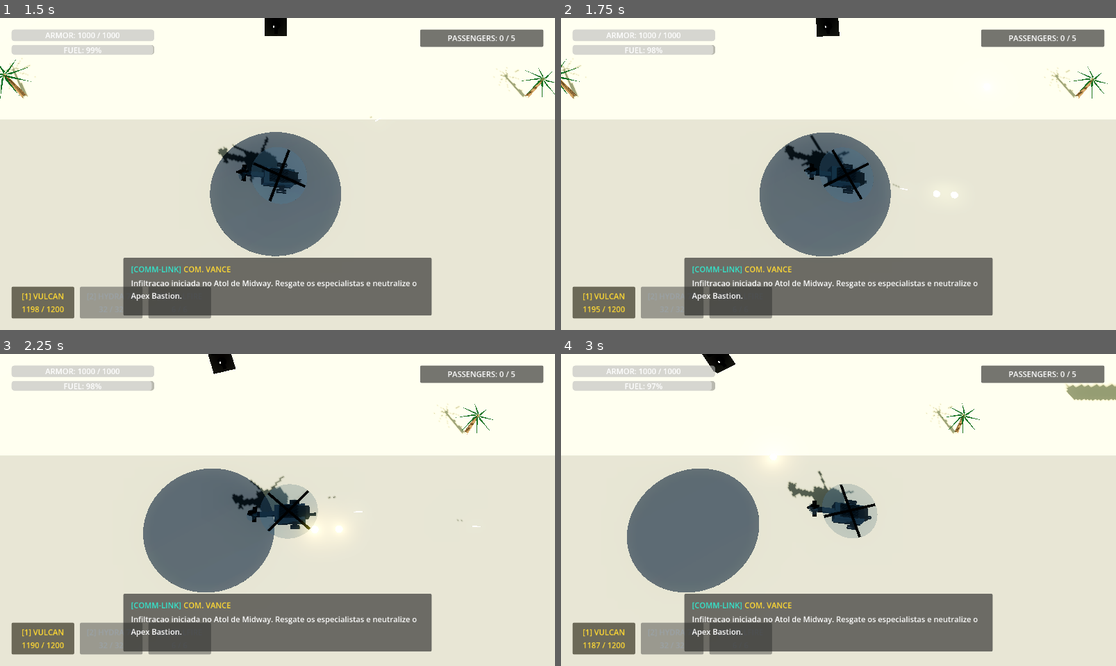
Above: before the commit, frames 1-4 (two rows, left to right).
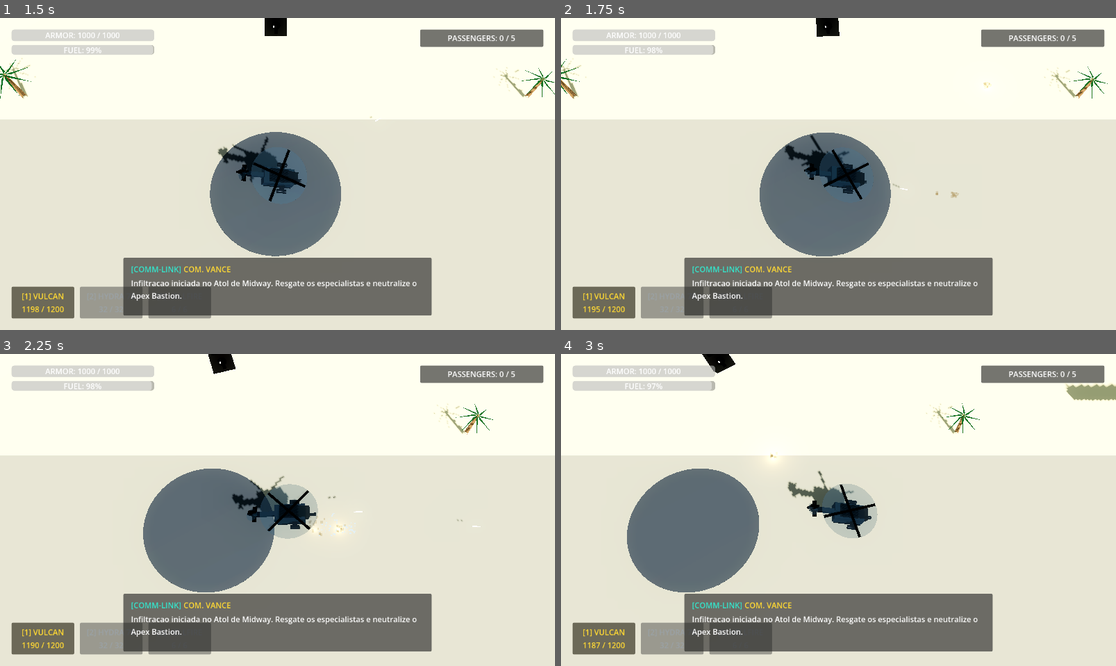
Above: after the commit, the same moments.

Repository: alexcamargos/BlackoutStrike
Game: Godot game, scene res://scenes/core/main.tscn
The game is run twice, just before and just after one commit, with the same random seed, the same clock (stepped at 60 frames per second) and the same inputs.
Inputs (mouse positions are in pixels of both pictures, inside the frame that each line leads up to):
- Up to frame 1 (1.5 s): click "INICIAR INCURSAO" at 0.5 s; tap Enter at 1.25 s; move the mouse to (399, 158) at 1.27 s; press the mouse at (399, 158) at 1.28 s; hold D (move_east) from 1.28 s (still down)
- Up to frame 2 (1.75 s): keep holding D (move_east)
- Up to frame 3 (2.25 s): release D (move_east) at 2 s; release the mouse at (399, 494) at 2 s; drag from (166, 525) to (249, 572) at 2.02 s
- Up to frame 4 (3 s): move the mouse to (894, 441) at 2.77 s; hold D (move_east) from 2.78 s (still down); tap 1 (weapon_slot_1) at 2.85 s

Frame 1 is identical in both runs. In frame 2, less than 0.1% of the frame differs, in the area x 67-78%, y 20-58%; in frame 3, 0.2%, in the area x 53-65%, y 51-59%; in frame 4, less than 0.1%.

Commit message:
feat(vfx): implementar sistema de impacto discriminado por superficie e borrifo marinho

Diff:
--- a/scenes/vfx/impact_effect.tscn
+++ b/scenes/vfx/impact_effect.tscn
@@ -1,25 +1,69 @@
-[gd_scene load_steps=4 format=3 uid="uid://impact_effect_vfx_01"]
+[gd_scene load_steps=9 format=3 uid="uid://impact_effect_vfx_01"]
 
 [ext_resource type="Script" path="res://scripts/weapons/impact_effect.gd" id="1_impact"]
 
-[sub_resource type="StandardMaterial3D" id="StandardMaterial3D_spark"]
-emission_enabled = true
-emission = Color(1, 0.78, 0.2, 1)
-emission_energy_multiplier = 4.0
-albedo_color = Color(1, 0.6, 0.1, 1)
+[sub_resource type="ParticleProcessMaterial" id="ParticleProcessMaterial_sparks"]
+direction = Vector3(0, 1, 0)
+spread = 60.0
+initial_velocity_min = 6.0
+initial_velocity_max = 11.0
+gravity = Vector3(0, -9.8, 0)
+scale_min = 0.5
+scale_max = 1.2
+color = Color(1, 0.85, 0.25, 1)
 
-[sub_resource type="SphereMesh" id="SphereMesh_spark"]
-material = SubResource("StandardMaterial3D_spark")
-radius = 0.35
-height = 0.7
+[sub_resource type="StandardMaterial3D" id="StandardMaterial3D_spark_mesh"]
+shading_mode = 0
+vertex_color_use_as_albedo = true
+albedo_color = Color(1, 0.8, 0.2, 1)
+
+[sub_resource type="BoxMesh" id="BoxMesh_spark"]
+material = SubResource("StandardMaterial3D_spark_mesh")
+size = Vector3(0.06, 0.06, 0.06)
+
+[sub_resource type="ParticleProcessMaterial" id="ParticleProcessMaterial_dust"]
+direction = Vector3(0, 1, 0)
+spread = 50.0
+initial_velocity_min = 2.0
+initial_velocity_max = 4.5
+gravity = Vector3(0, -1.0, 0)
+scale_min = 0.8
+scale_max = 1.8
+color = Color(0.72, 0.65, 0.52, 0.65)
+
+[sub_resource type="StandardMaterial3D" id="StandardMaterial3D_dust_mesh"]
+transparency = 1
+shading_mode = 0
+vertex_color_use_as_albedo = true
+albedo_color = Color(0.7, 0.64, 0.52, 0.6)
+
+[sub_resource type="BoxMesh" id="BoxMesh_dust"]
+material = SubResource("StandardMaterial3D_dust_mesh")
+size = Vector3(0.12, 0.12, 0.12)
 
 [node name="ImpactEffect" type="Node3D"]
 script = ExtResource("1_impact")
-
-[node name="SparkMesh" type="MeshInstance3D" parent="."]
-mesh = SubResource("SphereMesh_spark")
+duration = 0.45
 
 [node name="FlashLight" type="OmniLight3D" parent="."]
-light_color = Color(1, 0.8, 0.3, 1)
-light_energy = 3.0
+light_color = Color(1, 0.85, 0.35, 1)
+light_energy = 4.0
 omni_range = 4.0
+
+[node name="MetalSparksParticles" type="GPUParticles3D" parent="."]
+emitting = false
+amount = 24
+lifetime = 0.35
+one_shot = true
+explosiveness = 0.9
+process_material = SubResource("ParticleProcessMaterial_sparks")
+draw_pass_1 = SubResource("BoxMesh_spark")
+
+[node name="DustParticles" type="GPUParticles3D" parent="."]
+emitting = false
+amount = 16
+lifetime = 0.45
+one_shot = true
+explosiveness = 0.8
+process_material = SubResource("ParticleProcessMaterial_dust")
+draw_pass_1 = SubResource("BoxMesh_dust")
--- /dev/null
+++ b/scenes/vfx/water_splash.tscn
@@ -0,0 +1,36 @@
+[gd_scene load_steps=6 format=3 uid="uid://water_splash_vfx_01"]
+
+[ext_resource type="Script" path="res://scripts/vfx/water_splash.gd" id="1_water"]
+
+[sub_resource type="ParticleProcessMaterial" id="ParticleProcessMaterial_splash"]
+direction = Vector3(0, 1, 0)
+spread = 20.0
+initial_velocity_min = 5.0
+initial_velocity_max = 8.5
+gravity = Vector3(0, -9.8, 0)
+scale_min = 0.6
+scale_max = 1.4
+color = Color(0.85, 0.95, 1, 0.85)
+
+[sub_resource type="StandardMaterial3D" id="StandardMaterial3D_droplet"]
+transparency = 1
+shading_mode = 0
+vertex_color_use_as_albedo = true
+albedo_color = Color(0.8, 0.92, 1, 0.8)
+
+[sub_resource type="BoxMesh" id="BoxMesh_droplet"]
+material = SubResource("StandardMaterial3D_droplet")
+size = Vector3(0.08, 0.12, 0.08)
+
+[node name="WaterSplash" type="Node3D"]
+script = ExtResource("1_water")
+duration = 0.65
+
+[node name="SplashParticles" type="GPUParticles3D" parent="."]
+emitting = false
+amount = 32
+lifetime = 0.6
+one_shot = true
+explosiveness = 0.9
+process_material = SubResource("ParticleProcessMaterial_splash")
+draw_pass_1 = SubResource("BoxMesh_droplet")
--- /dev/null
+++ b/scripts/vfx/water_splash.gd
@@ -0,0 +1,37 @@
+## Efeito visual transiente de borrifo vertical de agua marinha com desalocacao automatica.
+class_name WaterSplash
+extends Node3D
+
+## Duracao total de exibicao do borrifo antes da liberacao de memoria (segundos).
+@export var duration: float = 0.65
+
+## Referencia ao emissor de particulas GPU de gotas.
+@onready var splash_particles: GPUParticles3D = get_node_or_null("SplashParticles") as GPUParticles3D
+
+var timer: float = 0.0
+
+
+## Inicializa o borrifo ativando as particulas ascendentes.
+##
+## Args:
+##     Nenhum.
+##
+## Returns:
+##     void
+func _ready() -> void:
+	if splash_particles != null:
+		splash_particles.emitting = true
+		splash_particles.restart()
+
+
+## Controla o ciclo de vida e a desalocacao automatica do efeito de borrifo.
+##
+## Args:
+##     delta (float): Intervalo de tempo do quadro em segundos.
+##
+## Returns:
+##     void
+func _process(delta: float) -> void:
+	timer += delta
+	if timer >= duration:
+		queue_free()
--- a/scripts/weapons/impact_effect.gd
+++ b/scripts/weapons/impact_effect.gd
@@ -1,14 +1,106 @@
-## Efeito visual transiente de impacto de projetil com desalocacao automatica.
+## Efeito visual transiente de impacto de projetil com discriminacao por superficie e desalocacao automatica.
 class_name ImpactEffect
 extends Node3D
 
+## Tipo de superficie receptora do impacto balistico.
+enum SurfaceType {
+	METAL,
+	DIRT,
+	WATER
+}
+
 ## Duracao de exibicao do efeito antes de liberar memoria (segundos).
-@export var duration: float = 0.4
+@export var duration: float = 0.45
+
+## Referencias aos subsistemas de particulas e iluminacao.
+@onready var metal_sparks: GPUParticles3D = get_node_or_null("MetalSparksParticles") as GPUParticles3D
+@onready var dust_particles: GPUParticles3D = get_node_or_null("DustParticles") as GPUParticles3D
+@onready var flash_light: OmniLight3D = get_node_or_null("FlashLight") as OmniLight3D
 
 var timer: float = 0.0
+var initial_light_energy: float = 4.0
+var active_surface: SurfaceType = SurfaceType.METAL
 
 
-## Controla o ciclo de vida e remocao automatica do efeito visual.
+## Inicializa o efeito visual ativando o sistema de particulas adequado.
+##
+## Args:
+##     Nenhum.
+##
+## Returns:
+##     void
+func _ready() -> void:
+	if flash_light != null:
+		initial_light_energy = flash_light.light_energy
+	apply_surface(active_surface)
+
+
+## Configura a superficie do impacto com base no alvo atingido e na cota espacial.
+##
+## Args:
+##     target (Node): No atingido pelo projetil.
+##     hit_pos (Vector3): Coordenadas globais do ponto de colisao.
+##
+## Returns:
+##     void
+func setup_for_target(target: Node, hit_pos: Vector3) -> void:
+	if hit_pos.y <= 0.3:
+		setup_surface(SurfaceType.WATER)
+		return
+
+	if target != null:
+		if target.is_in_group("metal") or target.is_in_group("enemies") or target.is_in_group("vehicles") or target.is_in_group("boss"):
+			setup_surface(SurfaceType.METAL)
+			return
+		if target.is_in_group("terrain") or target.is_in_group("structures"):
+			setup_surface(SurfaceType.DIRT)
+			return
+
+	setup_surface(SurfaceType.DIRT)
+
+
+## Define diretamente a superficie e chaveia os emissores de particulas GPU.
+##
+## Args:
+##     surface (SurfaceType): Tipo de superficie receptora.
+##
+## Returns:
+##     void
+func setup_surface(surface: SurfaceType) -> void:
+	active_surface = surface
+	if is_node_ready():
+		apply_surface(surface)
+
+
+## Ativa e reinicia os sistemas de particulas especificos para a superficie ativa.
+##
+## Args:
+##     surface (SurfaceType): Tipo de superficie a aplicar.
+##
+## Returns:
+##     void
+func apply_surface(surface: SurfaceType) -> void:
+	match surface:
+		SurfaceType.METAL:
+			if metal_sparks != null:
+				metal_sparks.emitting = true
+				metal_sparks.restart()
+			if dust_particles != null:
+				dust_particles.emitting = false
+		SurfaceType.DIRT:
+			if dust_particles != null:
+				dust_particles.emitting = true
+				dust_particles.restart()
+			if metal_sparks != null:
+				metal_sparks.emitting = false
+		SurfaceType.WATER:
+			if dust_particles != null:
+				dust_particles.emitting = false
+			if metal_sparks != null:
+				metal_sparks.emitting = false
+
+
+## Controla o decaimento luminoso do clarao e a remocao automatica do efeito visual.
 ##
 ## Args:
 ##     delta (float): Intervalo de tempo do quadro em segundos.
@@ -17,5 +109,8 @@
 ##     void
 func _process(delta: float) -> void:
 	timer += delta
+	if flash_light != null and duration > 0.0:
+		flash_light.light_energy = lerpf(initial_light_energy, 0.0, clampf(timer / duration, 0.0, 1.0))
+
 	if timer >= duration:
 		queue_free()
--- a/scripts/weapons/projectile.gd
+++ b/scripts/weapons/projectile.gd
@@ -167,7 +167,7 @@
 	else:
 		_apply_damage_to_node(target, final_damage)
 
-	_spawn_impact_effect(global_position)
+	_spawn_impact_effect(global_position, target)
 	impacted.emit(global_position, target)
 
 	if pierce_remaining > 0:
@@ -261,22 +261,37 @@
 	return null
 
 
-## Instancia efeito visual ou particula no local do impacto.
+## Instancia efeito visual ou particula no local do impacto conforme a superficie receptora.
 ##
 ## Args:
 ##     spawn_pos (Vector3): Coordenadas globais do efeito.
-##
-## Returns:
-##     void
-func _spawn_impact_effect(spawn_pos: Vector3) -> void:
+##     hit_target (Node): No receptor do impacto (opcional).
+##
+## Returns:
+##     void
+func _spawn_impact_effect(spawn_pos: Vector3, hit_target: Node = null) -> void:
+	var current_tree: SceneTree = get_tree()
+	if current_tree == null or current_tree.current_scene == null:
+		return
+
+	# Impactos na cota do oceano utilizam o efeito especializado de water splash
+	if spawn_pos.y <= 0.3:
+		var splash_scene: PackedScene = load("res://scenes/vfx/water_splash.tscn") as PackedScene
+		if splash_scene != null:
+			var splash_inst: Node3D = splash_scene.instantiate() as Node3D
+			if splash_inst != null:
+				current_tree.current_scene.add_child(splash_inst)
+				splash_inst.global_position = spawn_pos
+				return
+
 	if impact_effect_scene == null:
 		return
 	var effect_instance: Node3D = impact_effect_scene.instantiate() as Node3D
 	if effect_instance != null:
-		var current_tree: SceneTree = get_tree()
-		if current_tree != null and current_tree.current_scene != null:
-			current_tree.current_scene.add_child(effect_instance)
-			effect_instance.global_position = spawn_pos
+		current_tree.current_scene.add_child(effect_instance)
+		effect_instance.global_position = spawn_pos
+		if effect_instance.has_method("setup_for_target"):
+			effect_instance.call("setup_for_target", hit_target, spawn_pos)
 
 
 ## Callback disparado quando um corpo fisico entra na area do projetil.
